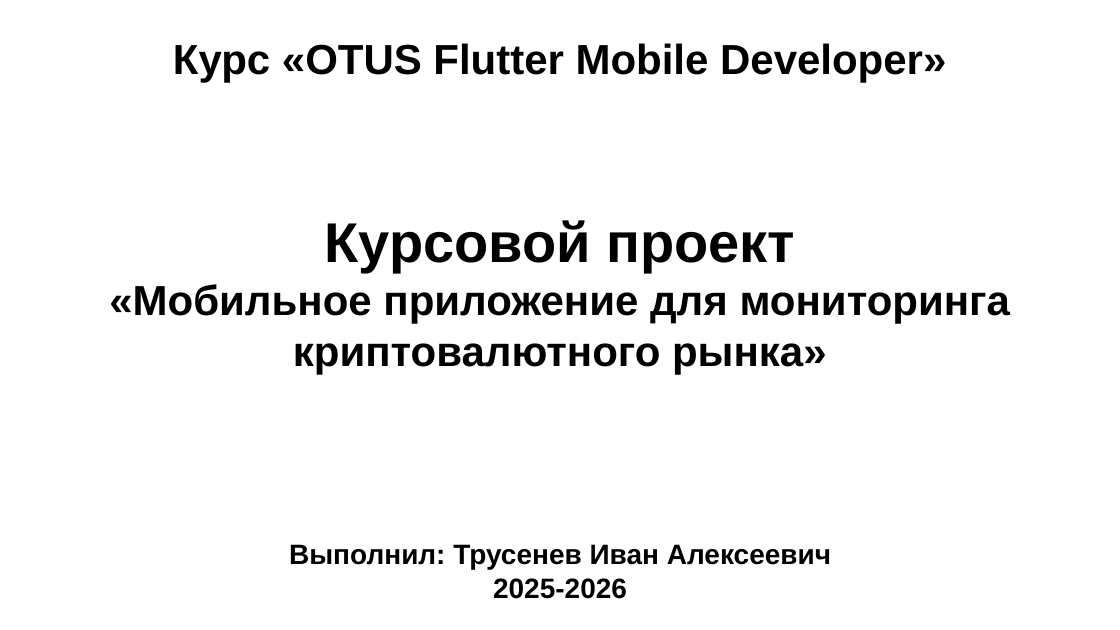
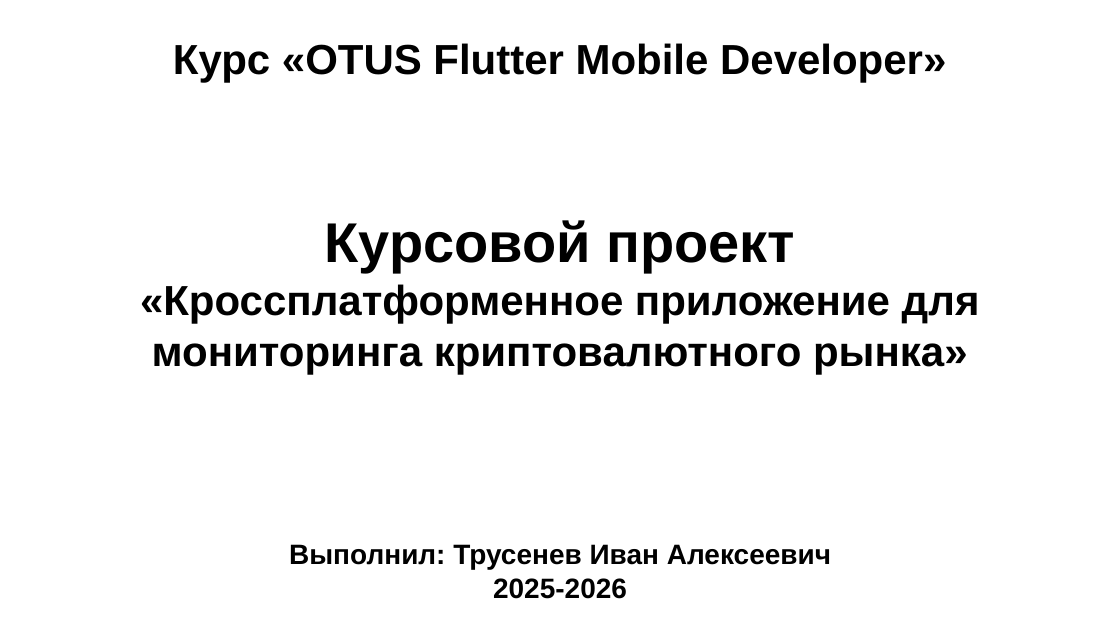
Before and after one commit to IvanTrusenev/crypto_informer, a slide deck: slide 1 of docs/OtusCourceProject.pptx. Drawn at 1120x630 pixels with LibreOffice and Linux fonts; fonts in the diff are those of the drawing; background and template pictures are left out. Boxes give left, top, right and bottom in pixels: in the first picture for what was removed or moved away, otherwise in the second. Text is boxed around its words. In the diff, an @@ line names an element or a change of style, - is before the commit and + after.

Commit message:
README.md and project presentation

```diff
--- a/docs/OtusCourceProject.pptx
+++ b/docs/OtusCourceProject.pptx
@@ title at (140,220,980,374): text changed @@
-Курсовой проект
-«Мобильное приложение для мониторинга криптовалютного рынка»
+Курсовой проект
+«Кроссплатформенное приложение для мониторинга криптовалютного рынка»
```
Also in this commit, not shown: 2 other files.
